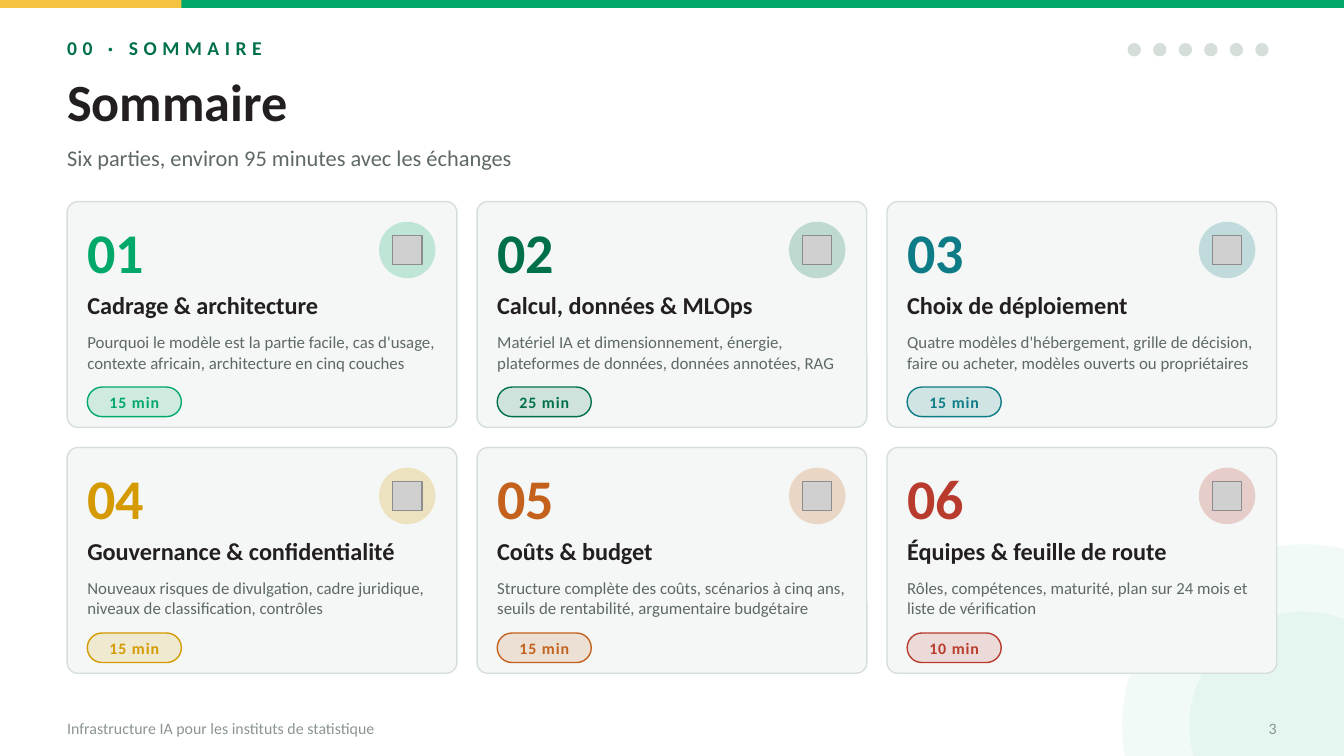
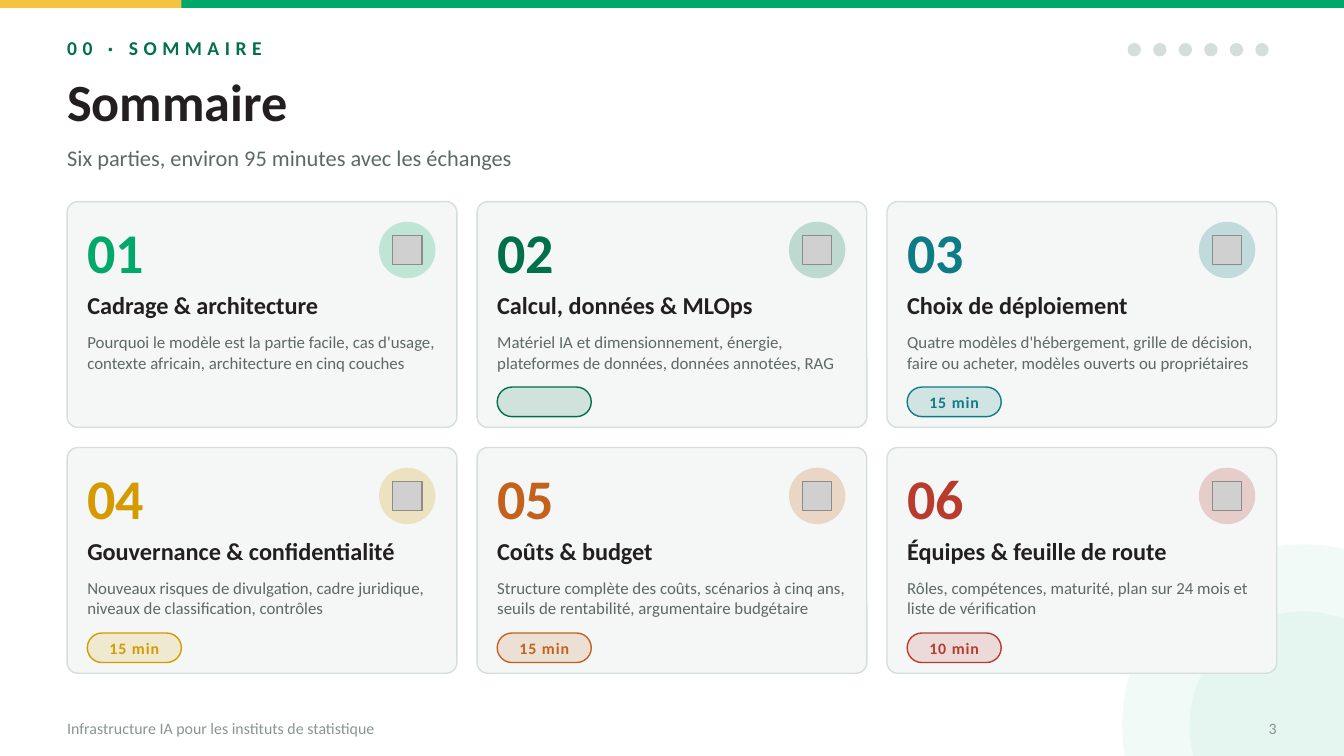
Before and after one commit to datainnov4africa-web/stg17-workshop, a slide deck: slide 3 of docs/downloads/Day1/1400_ai-infrastructure_FR.pptx. Drawn at 1344x756 pixels with LibreOffice and Linux fonts; fonts in the diff are those of the drawing; grey boxes stand for pictures. Boxes give left, top, right and bottom in pixels: in the first picture for what was removed or moved away, otherwise in the second. Text is boxed around its words. In the diff, an @@ line names an element or a change of style, - is before the commit and + after.

```diff
--- a/docs/downloads/Day1/1400_ai-infrastructure_FR.pptx
+++ b/docs/downloads/Day1/1400_ai-infrastructure_FR.pptx
@@ rounded rectangle removed at [87, 387, 181, 417] @@
@@ text removed at [109, 397, 159, 408] @@
-15 min
@@ text removed at [519, 397, 569, 408] @@
-25 min
```
Also in this commit, not shown: 11 other files.
